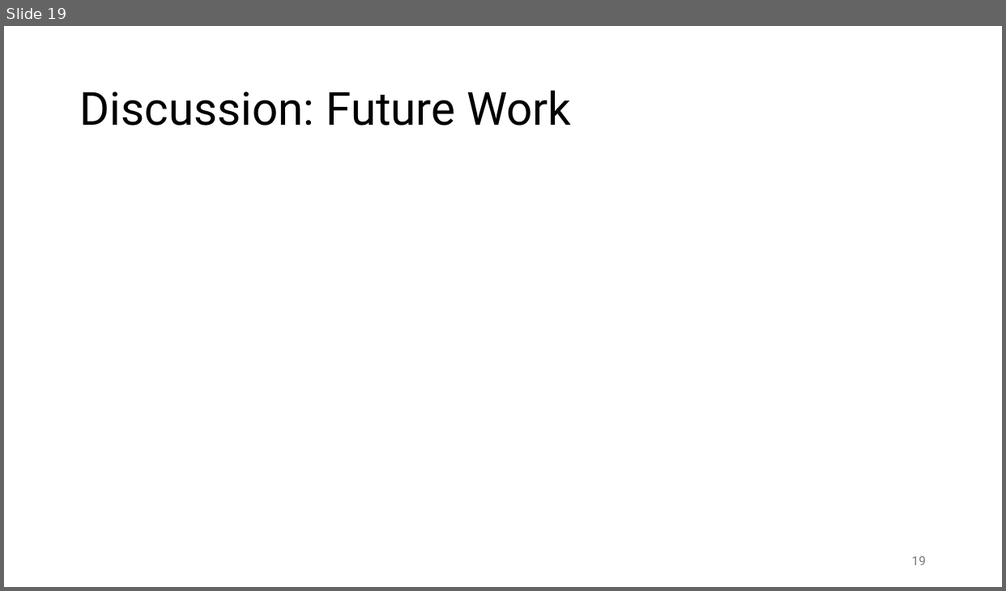
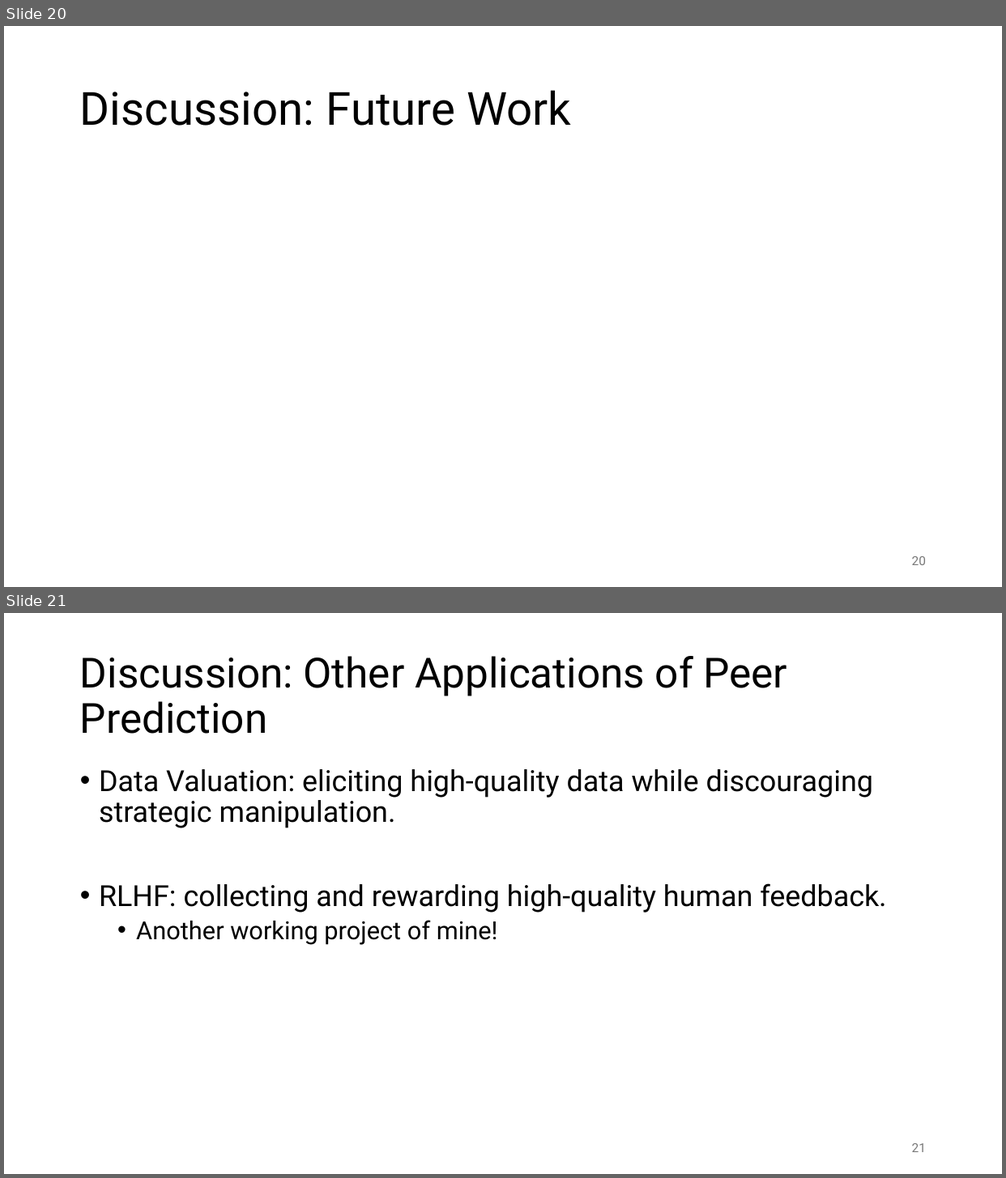
Before and after one commit to wiku30/wiku30.github.io, a slide deck: 2024/VeriPP/VeriPP_informs.pptx. Shown one above the other, each under a label of ours: slide 19 before the commit, slides 20 and 21 after it. The pictures are 1006x591 and 1006x1178 pixels, drawn with LibreOffice and Linux fonts; fonts in the diff are those of the drawing; grey boxes stand for pictures. Boxes give left, top, right and bottom in pixels: in the first picture for what was removed or moved away, otherwise in the second. Text is boxed around its words. In the diff, an @@ line names an element or a change of style, - is before the commit and + after.

```diff
--- a/2024/VeriPP/VeriPP_informs.pptx
+++ b/2024/VeriPP/VeriPP_informs.pptx
@@ slide 21 added at [4,613,1002,1174], background #FFFFFF @@
@@ title added at [80,656,788,734], 40 pt, text #000000 @@
+Discussion: Other Applications of Peer Prediction
@@ text added at [99,769,886,945], 28 pt, text #000000 @@
+• Data Valuation: eliciting high-quality data while discouraging strategic manipulation.
+• RLHF: collecting and rewarding high-quality human feedback.
+  • Another working project of mine!
@@ page number added at [912,1144,926,1152], 12 pt, text #797979 @@
+21
@@ what was slide 19 is now slide 20 @@
@@ page number at [912,557,926,565]: text changed @@
-19
+20
```
Also in this commit, not shown: 5 slides changed, 4 other slides added, 3 slides removed.
